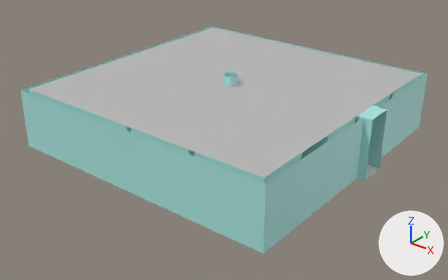
What one commit did to the FBX model Assets/Art/Models/Stolovaya/maze.fbx.
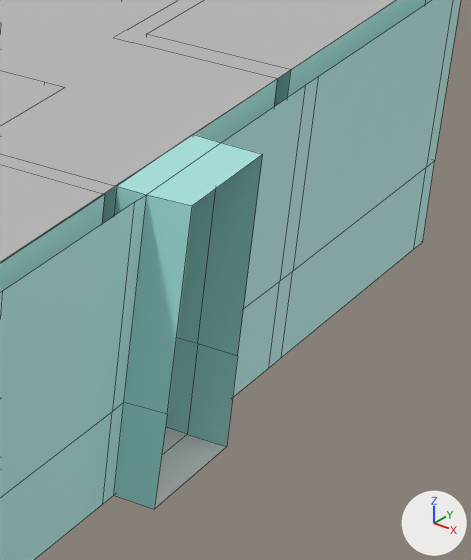
Old and new are each drawn whole from a camera (50 mm lens) standing at (0.192, -0.435, 0.254) and looking at (-0.13, -0.032, 0.004) and again close up on the part from 75% to 96% of the width and 28% to 68% of the height. The lights are fixed; the arrows at lower right show +X, +Y and +Z. The close-ups show mesh edges as thin lines. Where no turn or scale is listed for an object, it has been applied to the vertices.
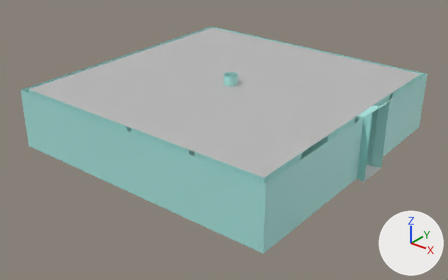
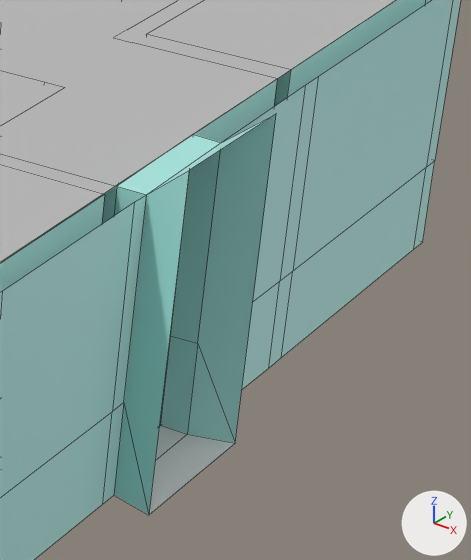
The newer file is also turned or shifted as a whole; pictures and numbers use the older file's frame.

Pixel boxes (x1, y1, x2, y2) of what changed, in the close-ups (471 x 560 px; the box of a moved part takes in the faces that stretch with it):
part 1 of me_mesh, moved or reshaped: before (114, 154, 263, 509); after (114, 114, 276, 515)

The change, as a list of edits to the scene's bpy script:
```text
Change me_mesh:
    where me_mesh.from_pydata(...)  # 546 vertices, 370 faces; spans x -0.267..0.004, y -0.148..0.116, z 0.0..0.064
    used by ob_polysurface16; location = (0.0, 0.0, 0.0)
    verts and faces of me_mesh; kept vertices keep their numbers, new ones are numbered from 546
    before: 2 (-0.004, 0.014, 0.018) at pixel (197, 343), 3 (-0.004, 0.014, 0.0) at pixel (187, 434), 4 (-0.004, 0.014, 0.055) at pixel (221, 142), 6 (0.004, 0.014, 0.018) at pixel (237, 355), 7 (0.004, -0.013, 0.018) at pixel (167, 414)
    before: 8 (-0.004, -0.014, 0.0) at pixel (113, 495), 9 (-0.004, -0.014, 0.018) at pixel (123, 402), 10 (0.004, -0.014, 0.0) at pixel (154, 509), 11 (0.004, 0.014, 0.0) at pixel (226, 446), 508 (-0.004, -0.013, 0.055) at pixel (146, 194)
    before: 544 (0.004, 0.014, 0.055) at pixel (262, 154), 545 (0.004, -0.013, 0.055) at pixel (192, 205)
    me_mesh part 1
    add delete_vertices([6, 7, 10, 11])  # with the faces that use them
    add verts[544] = (0.004, 0.016, 0.061)  # moved, pixel (276, 113)
    add verts[545] = (0.004, -0.015, 0.062)  # moved, pixel (189, 170)
    add verts[546] = (0.004, 0.016, 0.0)  # pixel (235, 443)
    add verts[547] = (0.004, -0.016, 0.0)  # pixel (148, 515)
    add faces += [(2, 3, 546), (8, 9, 547), (2, 546, 544, 4), (9, 508, 545, 547)]  # mat_maze_walls (cyan #abe8e2)
    add faces += [(3, 8, 547, 546)]  # mat_maze_floor (white #ffffff)
```
